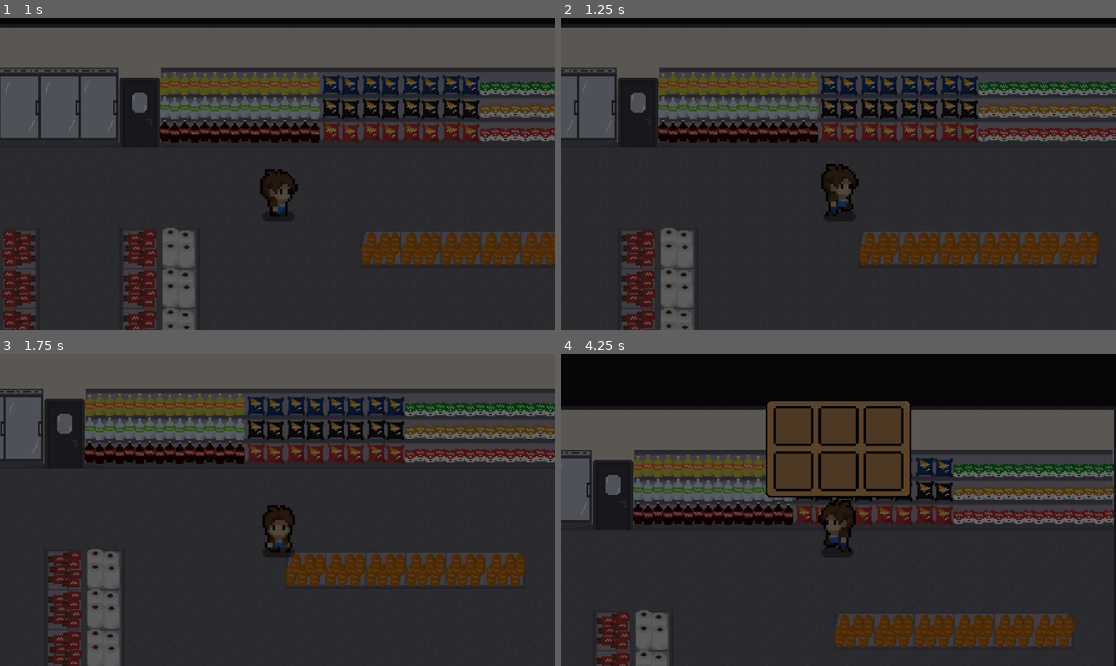
Above: before the commit, frames 1-4 (two rows, left to right).
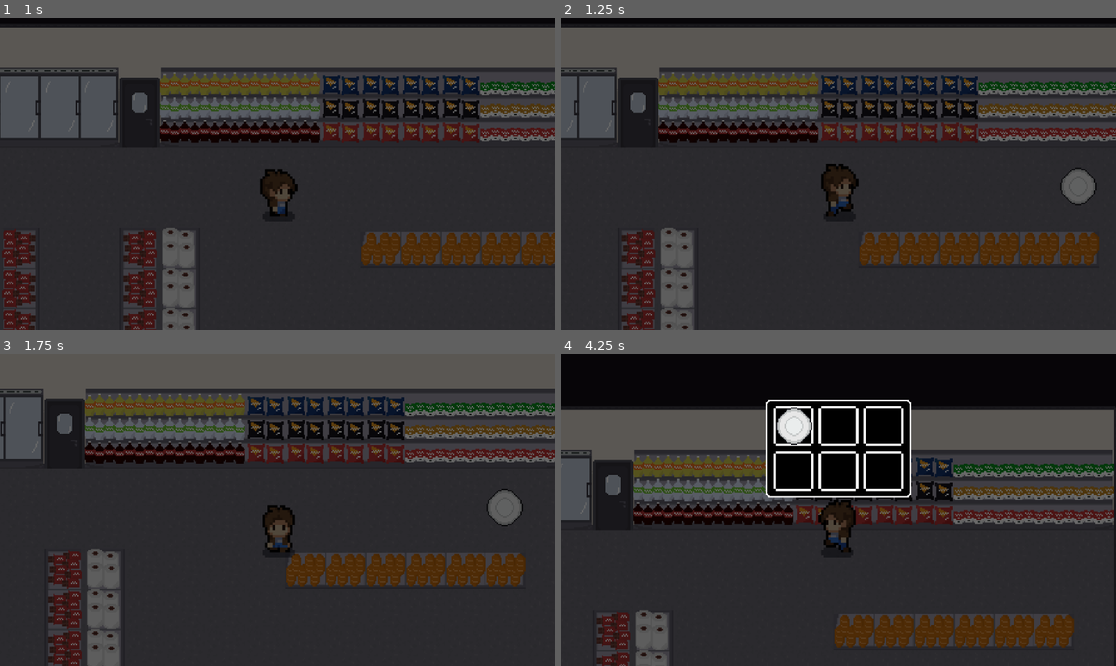
Above: after the commit, the same moments.

Repository: gogilbert/Clocking-out
Game: Godot game, scene res://scenes/storeFloor.tscn
Two runs of this game, one before a commit and one after it. Both use one fixed random seed, a clock stepped at 60 frames per second and the inputs below. This scene is started directly instead of the project's main scene.
Inputs:
- Up to frame 1 (1 s): tap Enter at 0.5 s; hold Right (ui_right) from 0.53 s (still down); hold E (interact) from 0.53 s (still down)
- Up to frame 2 (1.25 s): keep holding Right (ui_right); keep holding E (interact)
- Up to frame 3 (1.75 s): release Right (ui_right) at 1.28 s; release E (interact) at 1.28 s; hold Down (ui_down) from 1.28 s (still down); tap E (interact) at 1.35 s
- Up to frame 4 (4.25 s): release Down (ui_down) at 2.03 s; hold Right (ui_right) 2.03-2.78 s; hold E (interact) 2.03-2.78 s; hold Up (ui_up) 2.78-3.53 s; tap E (interact) at 2.85 s; hold Left (ui_left) from 3.53 s (still down); hold E (interact) from 3.53 s (still down); tap R (inventory) at 4.15 s

Frame 1 is identical in both runs. In frame 2, 0.5% of the frame differs, in the area x 89-97%, y 48-60%; in frame 3, 0.5%; in frame 4, 8.3%, in the area x 36-64%, y 14-47%.

Commit message:
no placeholders, everything works

Diff:
--- a/inventory/inventory.gd
+++ b/inventory/inventory.gd
@@ -15,4 +15,6 @@
 		if !emptyslots.is_empty():
 			emptyslots[0].item = item
 			emptyslots[0].amount = 1
+
+	print (item.name)
 	update.emit()
--- a/scenes/back_room.tscn
+++ b/scenes/back_room.tscn
@@ -7,6 +7,9 @@
 [ext_resource type="PackedScene" uid="uid://p7s6p7twu46w" path="res://Interaction/Interaction area/interaction_area.tscn" id="4_jm8m2"]
 [ext_resource type="AudioStream" uid="uid://kims08xn7iar" path="res://sfx/water drop sfx.mp3" id="6_qvfle"]
 [ext_resource type="AudioStream" uid="uid://ds6t7put7jjwj" path="res://sfx/air conditioner sfx (w compressor sound).mp3" id="7_7ewsg"]
+[ext_resource type="Script" path="res://scripts/item_interact.gd" id="8_nyl8s"]
+[ext_resource type="Script" path="res://inventory/inventory_item.gd" id="9_h4vqk"]
+[ext_resource type="Texture2D" uid="uid://dyopbiwlai6k7" path="res://Placeholder Sprites/invicons/boxcutter.png" id="10_nl3kx"]
 
 [sub_resource type="GDScript" id="GDScript_wqeyt"]
 
@@ -127,11 +130,17 @@
 10:9/0 = 0
 10:8/0 = 0
 2:2/0 = 0
+2:2/0/physics_layer_0/polygon_0/points = PackedVector2Array(-16, -16, 16, -16, 16, 16, -16, 16)
 2:3/0 = 0
+2:3/0/physics_layer_0/polygon_0/points = PackedVector2Array(-16, -16, 16, -16, 16, 16, -16, 16)
 2:4/0 = 0
+2:4/0/physics_layer_0/polygon_0/points = PackedVector2Array(-16, -16, 16, -16, 16, 16, -16, 16)
 3:4/0 = 0
+3:4/0/physics_layer_0/polygon_0/points = PackedVector2Array(-16, -16, 16, -16, 16, 16, -16, 16)
 3:3/0 = 0
+3:3/0/physics_layer_0/polygon_0/points = PackedVector2Array(-16, -16, 16, -16, 16, 16, -16, 16)
 3:2/0 = 0
+3:2/0/physics_layer_0/polygon_0/points = PackedVector2Array(-16, -16, 16, -16, 16, 16, -16, 16)
 
 [sub_resource type="TileSetAtlasSource" id="TileSetAtlasSource_qby3v"]
 texture = ExtResource("1_013lu")
@@ -190,6 +199,14 @@
 [sub_resource type="RectangleShape2D" id="RectangleShape2D_b3w3x"]
 size = Vector2(8.71935, 18.5286)
 
+[sub_resource type="Resource" id="Resource_m6vnp"]
+script = ExtResource("9_h4vqk")
+name = "Boxcutter"
+texture = ExtResource("10_nl3kx")
+
+[sub_resource type="CircleShape2D" id="CircleShape2D_eh01w"]
+radius = 23.0
+
 [node name="backRoom" type="Node2D"]
 script = ExtResource("1_twi6r")
 
@@ -264,3 +281,22 @@
 offset_bottom = 653.0
 scale = Vector2(-6.765, -6.765)
 color = Color(0, 0, 0, 0.588235)
+
+[node name="Boxcutter" type="Node2D" parent="." node_paths=PackedStringArray("interaction")]
+position = Vector2(383, -121)
+script = ExtResource("8_nyl8s")
+item = SubResource("Resource_m6vnp")
+interaction = NodePath("BoxcutterInteract")
+
+[node name="BoxcutterInteract" parent="Boxcutter" instance=ExtResource("4_jm8m2")]
+z_index = 1
+position = Vector2(720, 210)
+action_name = "pickup boxcutter"
+
+[node name="CollisionShape2D" type="CollisionShape2D" parent="Boxcutter/BoxcutterInteract"]
+shape = SubResource("CircleShape2D_eh01w")
+
+[node name="Sprite2D" type="Sprite2D" parent="Boxcutter"]
+z_index = 1
+position = Vector2(720, 210)
+texture = ExtResource("10_nl3kx")
--- a/scenes/player.tscn
+++ b/scenes/player.tscn
@@ -317,6 +317,7 @@
 stream = ExtResource("3_gpk2j")
 
 [node name="Inv_UI" parent="." instance=ExtResource("4_itiey")]
+z_index = 2
 offset_left = -58.0
 offset_top = -88.0
 offset_right = 58.0
--- a/scenes/storeFloor.tscn
+++ b/scenes/storeFloor.tscn
@@ -1,16 +1,18 @@
-[gd_scene load_steps=14 format=4 uid="uid://jbge7wnxm21x"]
+[gd_scene load_steps=24 format=4 uid="uid://jbge7wnxm21x"]
 
 [ext_resource type="Script" path="res://scripts/storeFloor.gd" id="1_ufkm3"]
 [ext_resource type="Texture2D" uid="uid://bnrm515w0qaed" path="res://Placeholder Sprites/placeholdertileset.png" id="2_87avc"]
 [ext_resource type="Texture2D" uid="uid://dtwct7pg1hopp" path="res://Sprites/Grocery_Store_Tile_Map.png" id="2_avudr"]
 [ext_resource type="PackedScene" uid="uid://w6cigjklhxi4" path="res://scenes/player.tscn" id="3_8qdux"]
 [ext_resource type="PackedScene" uid="uid://p7s6p7twu46w" path="res://Interaction/Interaction area/interaction_area.tscn" id="4_qcwaf"]
-[ext_resource type="AudioStream" uid="uid://bgneuk0liiwgq" path="res://sfx/ambient light buzz sfx - reverb.mp3" id="6_rtdwq"]
+[ext_resource type="Script" path="res://scripts/item_interact.gd" id="5_d2t3p"]
 [ext_resource type="PackedScene" uid="uid://csw2yiahr5usn" path="res://scenes/enemy.tscn" id="6_8soyc"]
 [ext_resource type="Script" path="res://scenes/enemy_pathing.gd" id="6_fwjxu"]
-[ext_resource type="Script" path="res://scripts/item_interact.gd" id="5_d2t3p"]
+[ext_resource type="AudioStream" uid="uid://bgneuk0liiwgq" path="res://sfx/ambient light buzz sfx - reverb.mp3" id="6_rtdwq"]
 [ext_resource type="Script" path="res://inventory/inventory_item.gd" id="6_u73kj"]
-[ext_resource type="Texture2D" uid="uid://bl6egyvbhkd4m" path="res://Placeholder Sprites/invicons/ramen.png" id="7_x0154"]
+[ext_resource type="Texture2D" uid="uid://5bmgvd3iskye" path="res://Placeholder Sprites/invicons/ramen.png" id="7_x0154"]
+[ext_resource type="Texture2D" uid="uid://bsbu74o4s2rxi" path="res://Placeholder Sprites/invicons/glue.png" id="12_bccpb"]
+[ext_resource type="Texture2D" uid="uid://buyy7l2c0j8fm" path="res://Placeholder Sprites/invicons/plate.png" id="13_awxe4"]
 
 [sub_resource type="GDScript" id="GDScript_iqd57"]
 
@@ -207,6 +209,16 @@
 [sub_resource type="CircleShape2D" id="CircleShape2D_aii8j"]
 radius = 23.0
 
+[sub_resource type="Resource" id="Resource_6ahhl"]
+script = ExtResource("6_u73kj")
+name = "Glue"
+texture = ExtResource("12_bccpb")
+
+[sub_resource type="Resource" id="Resource_avhob"]
+script = ExtResource("6_u73kj")
+name = "Plate"
+texture = ExtResource("13_awxe4")
+
 [node name="storeFloor" type="Node2D"]
 script = ExtResource("1_ufkm3")
 
@@ -304,3 +316,41 @@
 z_index = 1
 position = Vector2(720, 210)
 texture = ExtResource("7_x0154")
+
+[node name="Glue" type="Node2D" parent="." node_paths=PackedStringArray("interaction")]
+position = Vector2(-642, -87)
+script = ExtResource("5_d2t3p")
+item = SubResource("Resource_6ahhl")
+interaction = NodePath("GlueInteract")
+
+[node name="GlueInteract" parent="Glue" instance=ExtResource("4_qcwaf")]
+z_index = 1
+position = Vector2(720, 210)
+action_name = "pickup glue"
+
+[node name="CollisionShape2D" type="CollisionShape2D" parent="Glue/GlueInteract"]
+shape = SubResource("CircleShape2D_aii8j")
+
+[node name="Sprite2D" type="Sprite2D" parent="Glue"]
+z_index = 1
+position = Vector2(720, 210)
+texture = ExtResource("12_bccpb")
+
+[node name="Plate" type="Node2D" parent="." node_paths=PackedStringArray("interaction")]
+position = Vector2(383, -179)
+script = ExtResource("5_d2t3p")
+item = SubResource("Resource_avhob")
+interaction = NodePath("PlateInteract")
+
+[node name="PlateInteract" parent="Plate" instance=ExtResource("4_qcwaf")]
+z_index = 1
+position = Vector2(720, 210)
+action_name = "pickup plate"
+
+[node name="CollisionShape2D" type="CollisionShape2D" parent="Plate/PlateInteract"]
+shape = SubResource("CircleShape2D_aii8j")
+
+[node name="Sprite2D" type="Sprite2D" parent="Plate"]
+z_index = 1
+position = Vector2(720, 210)
+texture = ExtResource("13_awxe4")
--- a/scripts/item_interact.gd
+++ b/scripts/item_interact.gd
@@ -7,6 +7,11 @@
 func _ready():
 	interaction.interact = Callable(self, "_on_interact_item")
 
+	for i in range(len(player.inv.slots)):
+		if player.inv.slots[i].item != null:
+			if player.inv.slots[i].item.name == item.name:
+				self.queue_free()
+
 func _on_interact_item():
 	player.collect(item)
 	await get_tree().create_timer(0.5).timeout
Binary file added: Placeholder Sprites/invicons/boxcutter.png
Not shown, changed: Placeholder Sprites/invicons/boxcutter.png.import
Binary file changed: Placeholder Sprites/invicons/glue.png
Not shown, changed: Placeholder Sprites/invicons/glue.png.import
Binary file changed: Placeholder Sprites/invicons/inventory-background.png
Not shown, changed: Placeholder Sprites/invicons/inventory-background.png.import
Binary file changed: Placeholder Sprites/invicons/inventory-slot.png
Not shown, changed: Placeholder Sprites/invicons/inventory-slot.png.import
Binary file changed: Placeholder Sprites/invicons/key.png
Not shown, changed: Placeholder Sprites/invicons/key.png.import
Binary file changed: Placeholder Sprites/invicons/keyposter.png
Not shown, changed: Placeholder Sprites/invicons/keyposter.png.import
(and 9 more such lines)
